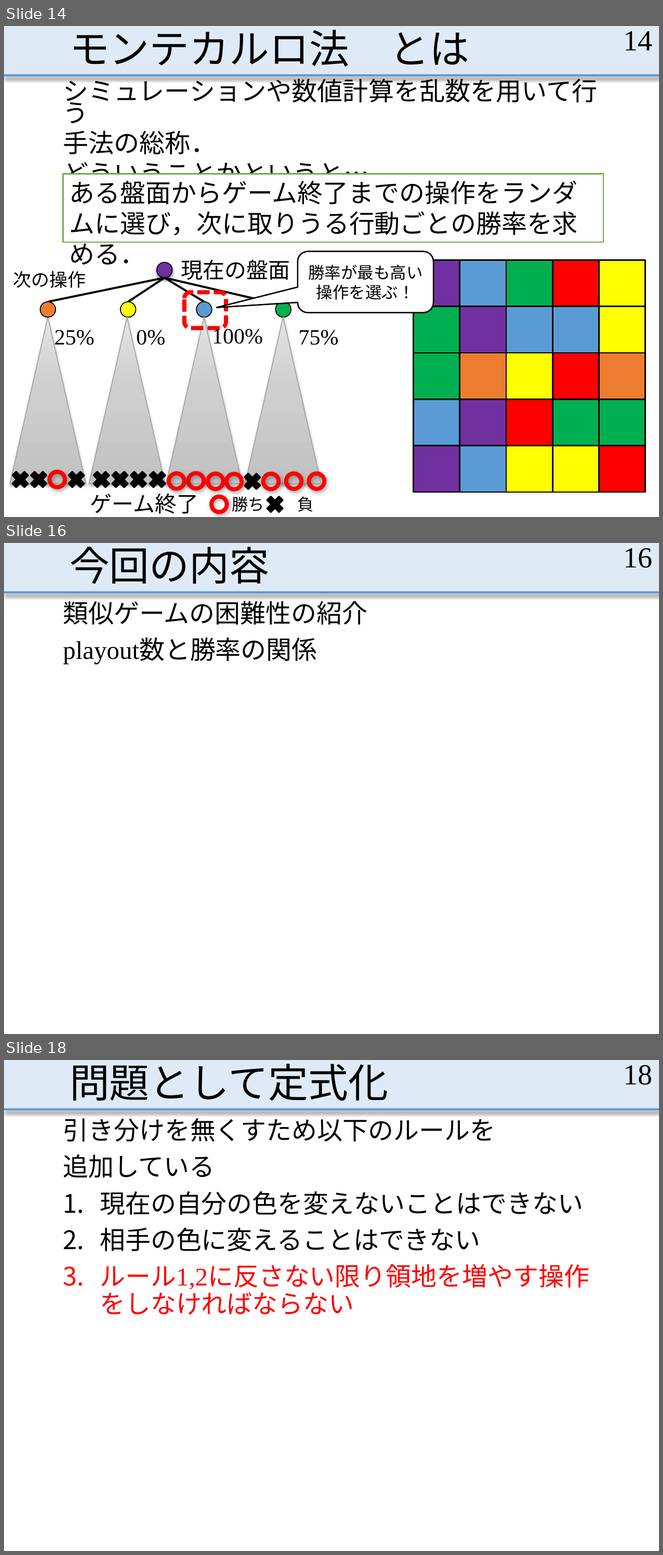
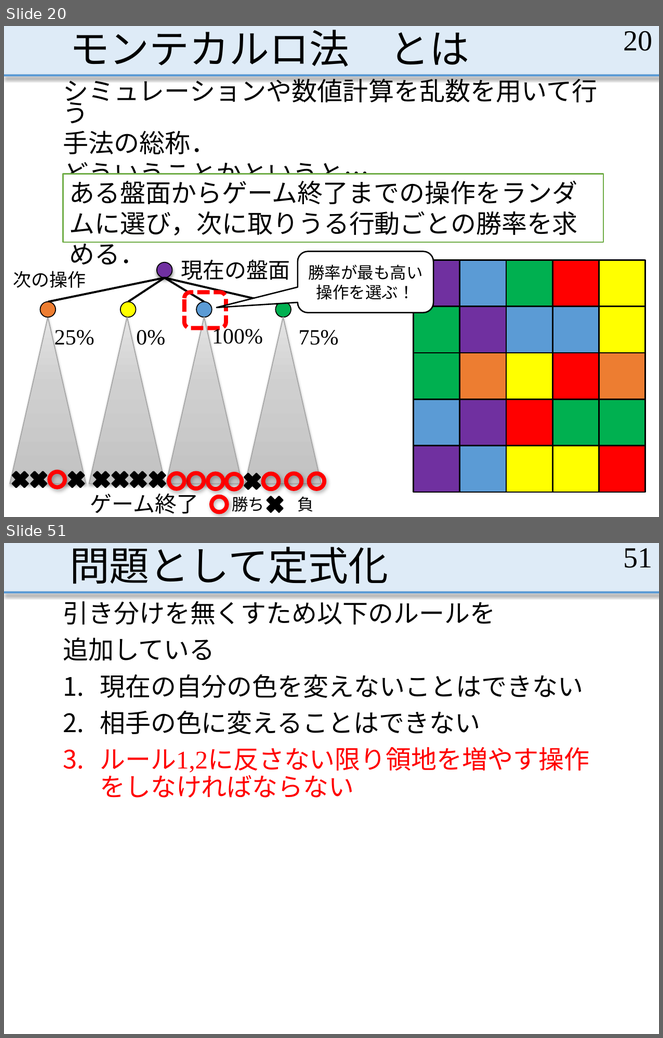
Before and after one commit to MasayaOda/SR, a slide deck: 中間発表1210.pptx. Shown one above the other, each under a label of ours: slides 14, 16 and 18 before the commit, slides 20 and 51 after it; the slides between them are not shown. The pictures are 663x1555 and 663x1038 pixels, drawn with LibreOffice and Linux fonts; fonts in the diff are those of the drawing. Boxes give left, top, right and bottom in pixels: in the first picture for what was removed or moved away, otherwise in the second. Text is boxed around its words. In the diff, an @@ line names an element or a change of style, - is before the commit and + after.

```diff
--- a/中間発表1210.pptx
+++ b/中間発表1210.pptx
@@ slide 16 removed at [4,543,659,1034], background #FFFFFF; not listed: 2 template elements that a slide beside it also shows @@
@@ title removed at [70,547,270,584] @@
-今回の内容
@@ page number removed at [623,548,652,568] @@
-16
@@ text removed at [63,597,367,664] @@
-類似ゲームの困難性の紹介
-playout数と勝率の関係
@@ what was slide 14 is now slide 20 @@
@@ page number at [623,31,652,51]: text changed @@
-14
+20
@@ what was slide 18 is now slide 51 @@
@@ page number at [623,548,652,568]: text changed @@
-18
+51
```
Also in this commit, not shown: 12 slides changed, 8 slides added, 1 other slide removed, 5 other files.
